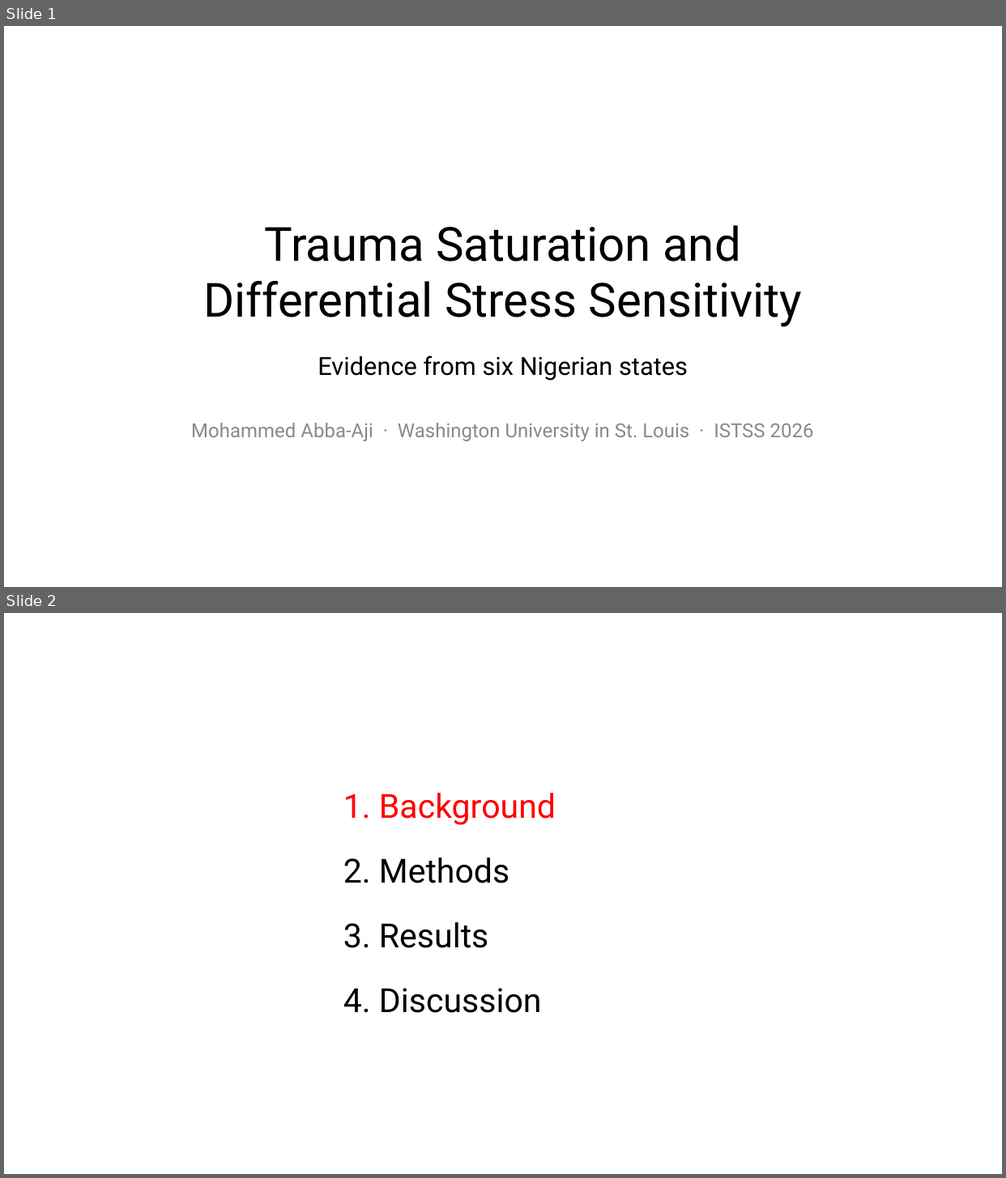
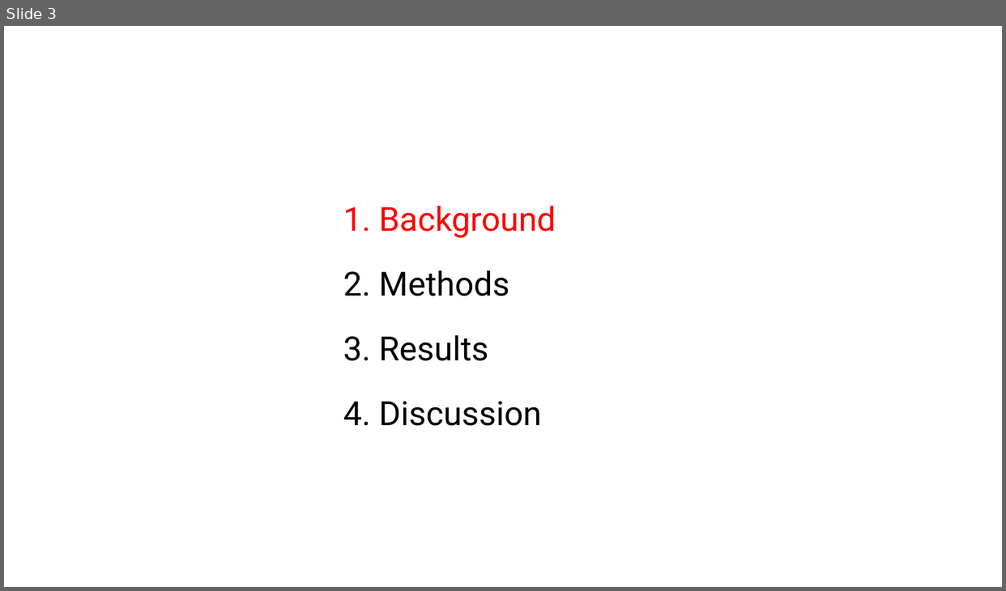
Before and after one commit to MrMoh19/speechify-personal, a slide deck: projects/marvin-stress-trauma/istss_trauma_saturation.pptx. Shown one above the other, each under a label of ours: slides 1 and 2 before the commit, slide 3 after it. The pictures are 1006x1178 and 1006x591 pixels, drawn with LibreOffice and Linux fonts; fonts in the diff are those of the drawing. Boxes give left, top, right and bottom in pixels: in the first picture for what was removed or moved away, otherwise in the second. Text is boxed around its words. In the diff, an @@ line names an element or a change of style, - is before the commit and + after.

```diff
--- a/projects/marvin-stress-trauma/istss_trauma_saturation.pptx
+++ b/projects/marvin-stress-trauma/istss_trauma_saturation.pptx
@@ slide 1 removed at [4, 26, 1002, 587], background #FFFFFF @@
@@ text removed at [203, 225, 802, 327] @@
-Trauma Saturation and
-Differential Stress Sensitivity
@@ text removed at [317, 356, 688, 381] @@
-Evidence from six Nigerian states
@@ text removed at [191, 423, 814, 442] @@
-Mohammed Abba-Aji · Washington University in St. Louis · ISTSS 2026
@@ what was slide 2 is now slide 3 @@
```
Also in this commit, not shown: 1 slide changed, 2 slides added, 1 other file.
